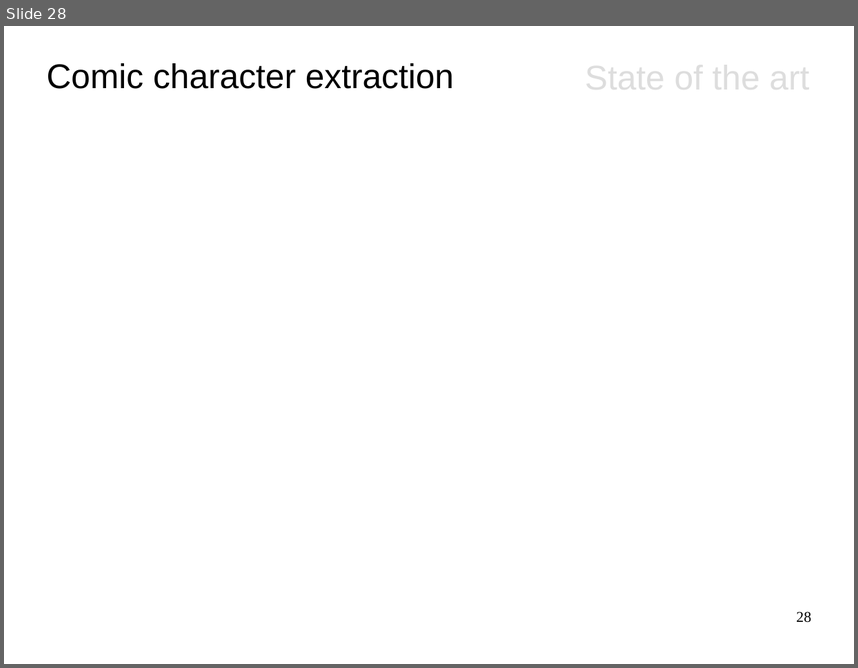
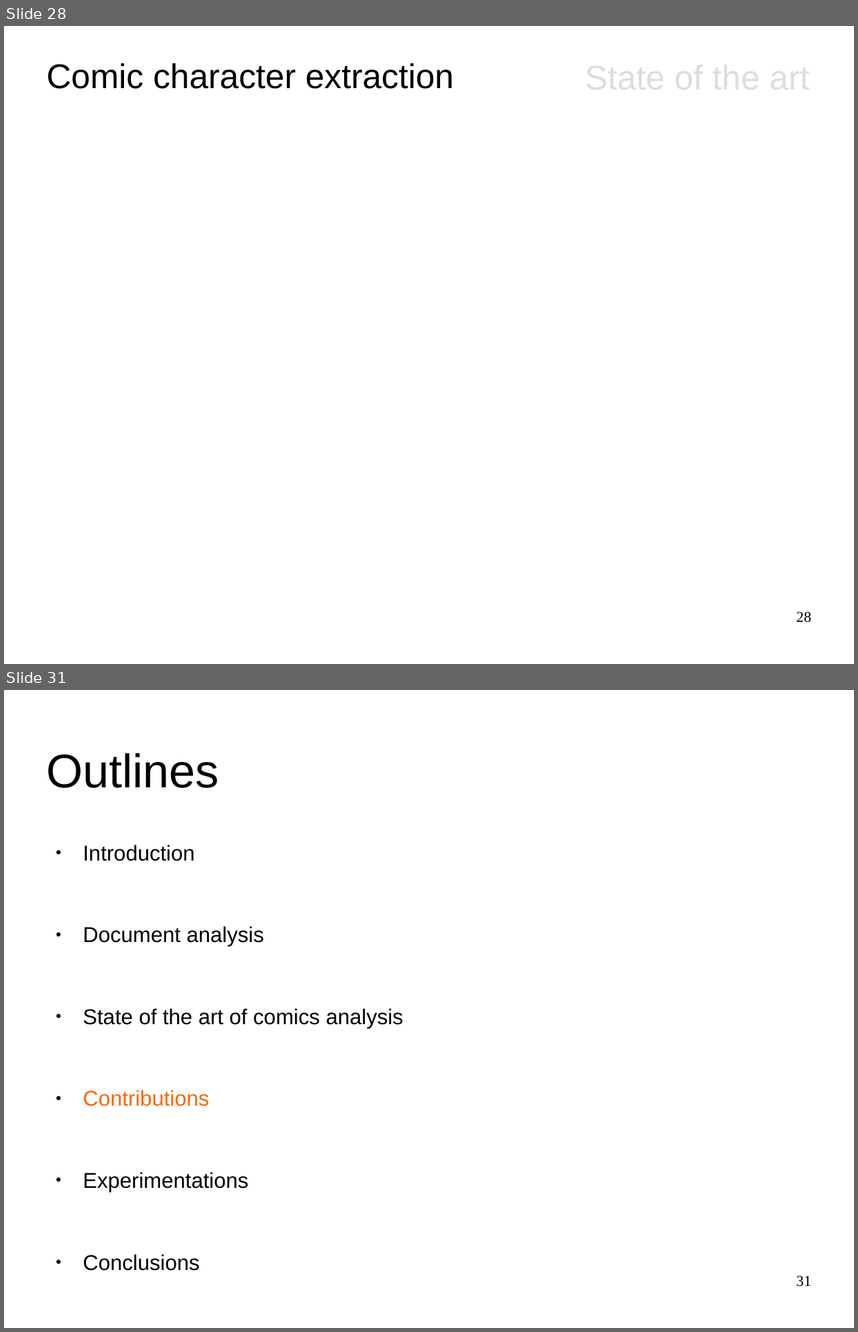
Before and after one commit to crigaud/thesis, a slide deck: presentation/1_context/main.odp. Shown one above the other, each under a label of ours: slide 28 before the commit, slides 28 and 31 after it; the slides between them are not shown. The pictures are 858x668 and 858x1332 pixels, drawn with LibreOffice and Linux fonts; fonts in the diff are those of the drawing. Boxes give left, top, right and bottom in pixels: in the first picture for what was removed or moved away, otherwise in the second. Text is boxed around its words. In the diff, an @@ line names an element or a change of style, - is before the commit and + after.

```diff
--- a/presentation/1_context/main.odp
+++ b/presentation/1_context/main.odp
@@ slide 31 added at bbox=[4, 690, 854, 1328], background #FFFFFF @@
@@ title added at bbox=[47, 753, 219, 788], 44 pt, text #000000 @@
+Outlines
@@ text added at bbox=[83, 845, 404, 1192], 20 pt, text #000000 @@
+● Introduction
+● Document analysis
+● State of the art of comics analysis
+● Contributions
+● Experimentations
+● Conclusions
@@ page number added at bbox=[796, 1275, 811, 1286], 14 pt, text #000000 @@
+31
```
Also in this commit, not shown: 7 slides changed, 3 other slides added, 9 other files.
